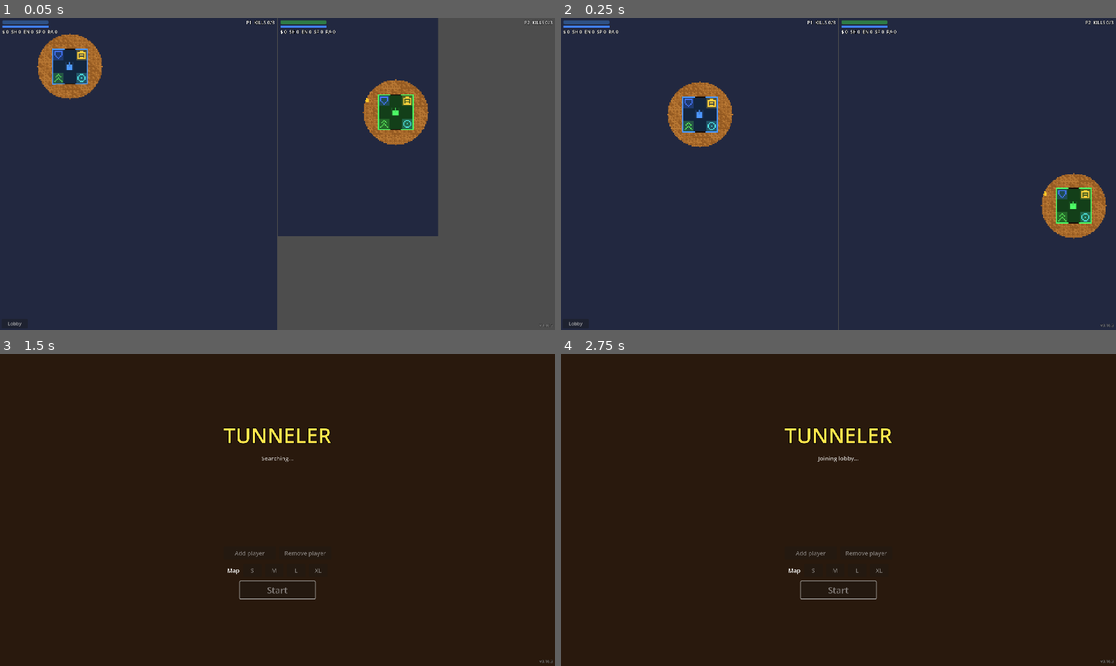
Above: before the commit, frames 1-4 (two rows, left to right).
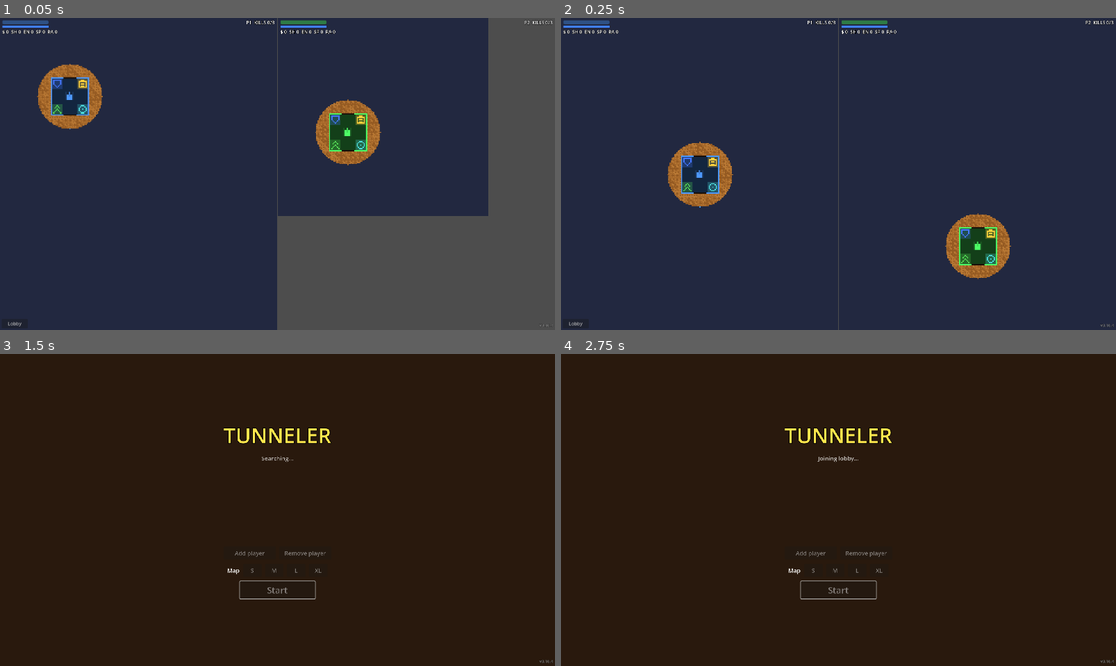
Above: after the commit, the same moments.

Repository: kocmitom/tunelar
Game: Godot game, scene res://scenes/ui/viewport_grid.tscn
Same seed, same stepped clock (60 frames per second), same inputs: the game is played once before the commit and once after it. This scene is started directly instead of the project's main scene.
Inputs:
- Up to frame 1 (0.05 s): no input
- Up to frame 2 (0.25 s): no input
- Up to frame 3 (1.5 s): click "Lobby" at 0.5 s; tap Enter at 1.25, 1.35 s; hold D from 1.28 s (still down)
- Up to frame 4 (2.75 s): tap Space at 1.52, 2, 2.27 s; release D at 2.03 s; hold S from 2.03 s (still down); tap Enter at 2.1 s

The runs differ from the first frame. In frame 1, 14% of the frame differs, in the area x 6-100%, y 0-100%; in frame 2, 6.7%; in frame 3, less than 0.1%; in frame 4, less than 0.1%.

Commit message:
Release 0.16.4
Houses grow from 31 to 33 px and their top and bottom doors from 9 to 11 px, one extra pixel on each side, so tanks get into a house more easily. See CHANGELOG.md for details.

Diff:
--- a/project.godot
+++ b/project.godot
@@ -5,7 +5,7 @@
 [application]
 
 config/name="Tunneler"
-config/version="0.16.3"
+config/version="0.16.4"
 run/main_scene="res://scenes/ui/lobby.tscn"
 config/features=PackedStringArray("4.7")
 
--- a/scripts/core/terrain_data.gd
+++ b/scripts/core/terrain_data.gd
@@ -13,8 +13,8 @@
 const DRAIN := 6
 
 const BORDER := 2
-const BASE_SIZE := 31
-const BASE_DOOR := 9
+const BASE_SIZE := 33
+const BASE_DOOR := 11
 const PAD_SIZE := 9
 const ROCK_COVERAGE := 0.05
 const ROCK_RADIUS_MIN := 5.0
Not shown, changed: CHANGELOG.md
